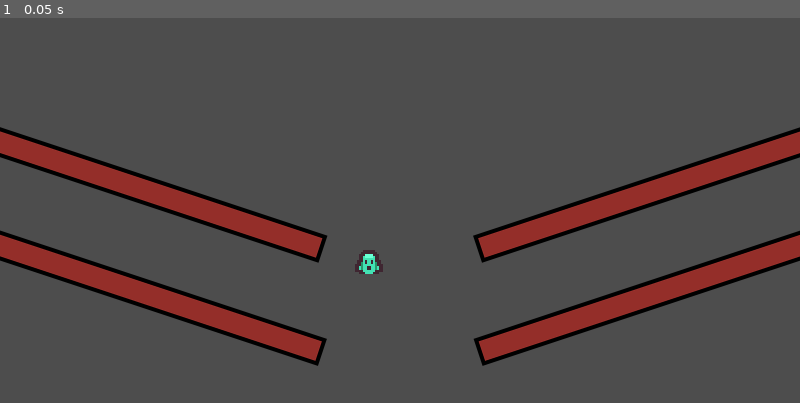
Above: before the commit, frame 1.
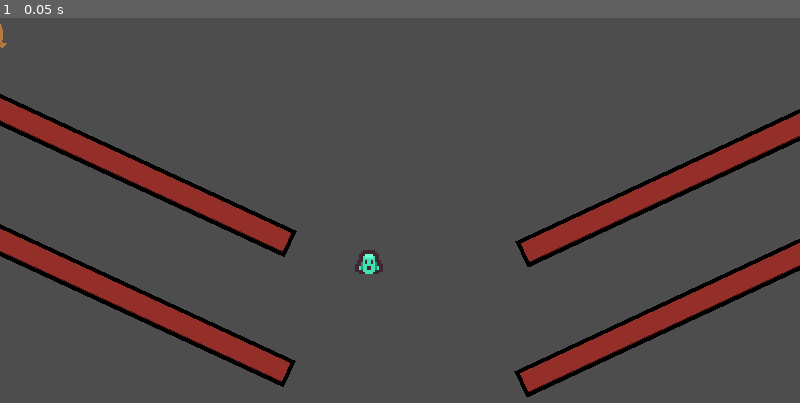
Above: after the commit, the same moment.

Repository: yezt230/egg_game
Game: Godot game, scene res://scenes/main.tscn
Two runs of this game, one before a commit and one after it. Both use one fixed random seed, a clock stepped at 60 frames per second and the inputs below.
Inputs:
- Up to frame 1 (0.05 s): no input

The runs differ from the first frame. In frame 1, 15% of the frame differs, in the area x 0-100%, y 1-99%.

Commit message:
Switching to individual platforms, adding enemy scene

Diff:
--- /dev/null
+++ b/scenes/enemy_1.tscn
@@ -0,0 +1,15 @@
+[gd_scene load_steps=3 format=3 uid="uid://bs6pkaaaew764"]
+
+[ext_resource type="Texture2D" uid="uid://5o5g8enggldm" path="res://assets/bunny1_jump.png" id="1_rsnnq"]
+
+[sub_resource type="CircleShape2D" id="CircleShape2D_3luyp"]
+radius = 19.0
+
+[node name="Enemy1" type="CharacterBody2D"]
+
+[node name="Sprite2D" type="Sprite2D" parent="."]
+scale = Vector2(0.25, 0.25)
+texture = ExtResource("1_rsnnq")
+
+[node name="CollisionShape2D" type="CollisionShape2D" parent="."]
+shape = SubResource("CircleShape2D_3luyp")
--- /dev/null
+++ b/scenes/individual_platform.tscn
@@ -0,0 +1,15 @@
+[gd_scene load_steps=3 format=3 uid="uid://bo01pi8fcvjhy"]
+
+[ext_resource type="Texture2D" uid="uid://b0ilmtmcunrf0" path="res://assets/platforms2.png" id="1_jqj1j"]
+
+[sub_resource type="RectangleShape2D" id="RectangleShape2D_4tr80"]
+size = Vector2(396, 24)
+
+[node name="IndividualPlatform" type="CharacterBody2D"]
+
+[node name="Sprite2D" type="Sprite2D" parent="."]
+texture = ExtResource("1_jqj1j")
+
+[node name="CollisionShape2D" type="CollisionShape2D" parent="."]
+position = Vector2(0, -2)
+shape = SubResource("RectangleShape2D_4tr80")
--- a/scenes/main.tscn
+++ b/scenes/main.tscn
@@ -1,12 +1,29 @@
-[gd_scene load_steps=3 format=3 uid="uid://c2jmckdmcktuo"]
+[gd_scene load_steps=4 format=3 uid="uid://c2jmckdmcktuo"]
 
 [ext_resource type="PackedScene" uid="uid://cvrce6qnwe3es" path="res://scenes/player.tscn" id="1_2ilp2"]
-[ext_resource type="PackedScene" uid="uid://ywvxvjk76a3c" path="res://scenes/platforms.tscn" id="2_gqa34"]
+[ext_resource type="PackedScene" uid="uid://bo01pi8fcvjhy" path="res://scenes/individual_platform.tscn" id="2_phroa"]
+[ext_resource type="PackedScene" uid="uid://bs6pkaaaew764" path="res://scenes/enemy_1.tscn" id="3_dcbkp"]
 
 [node name="Main" type="Node2D"]
 
 [node name="Player" parent="." instance=ExtResource("1_2ilp2")]
 position = Vector2(369, 334)
 
-[node name="Platforms" parent="." instance=ExtResource("2_gqa34")]
-position = Vector2(400, 300)
+[node name="IndividualPlatform3" parent="." instance=ExtResource("2_phroa")]
+position = Vector2(700, 373)
+rotation = -0.436332
+
+[node name="IndividualPlatform4" parent="." instance=ExtResource("2_phroa")]
+position = Vector2(701, 243)
+rotation = -0.436332
+
+[node name="IndividualPlatform2" parent="." instance=ExtResource("2_phroa")]
+position = Vector2(110, 363)
+rotation = 0.43376
+
+[node name="IndividualPlatform" parent="." instance=ExtResource("2_phroa")]
+position = Vector2(111, 233)
+rotation = 0.43376
+
+[node name="Enemy1" parent="." instance=ExtResource("3_dcbkp")]
+position = Vector2(-12, 98)
Binary file added: assets/bunny1_jump.png
Not shown, added: assets/bunny1_jump.png.import
Binary file added: assets/platforms2.png
Not shown, added: assets/platforms2.png.import
